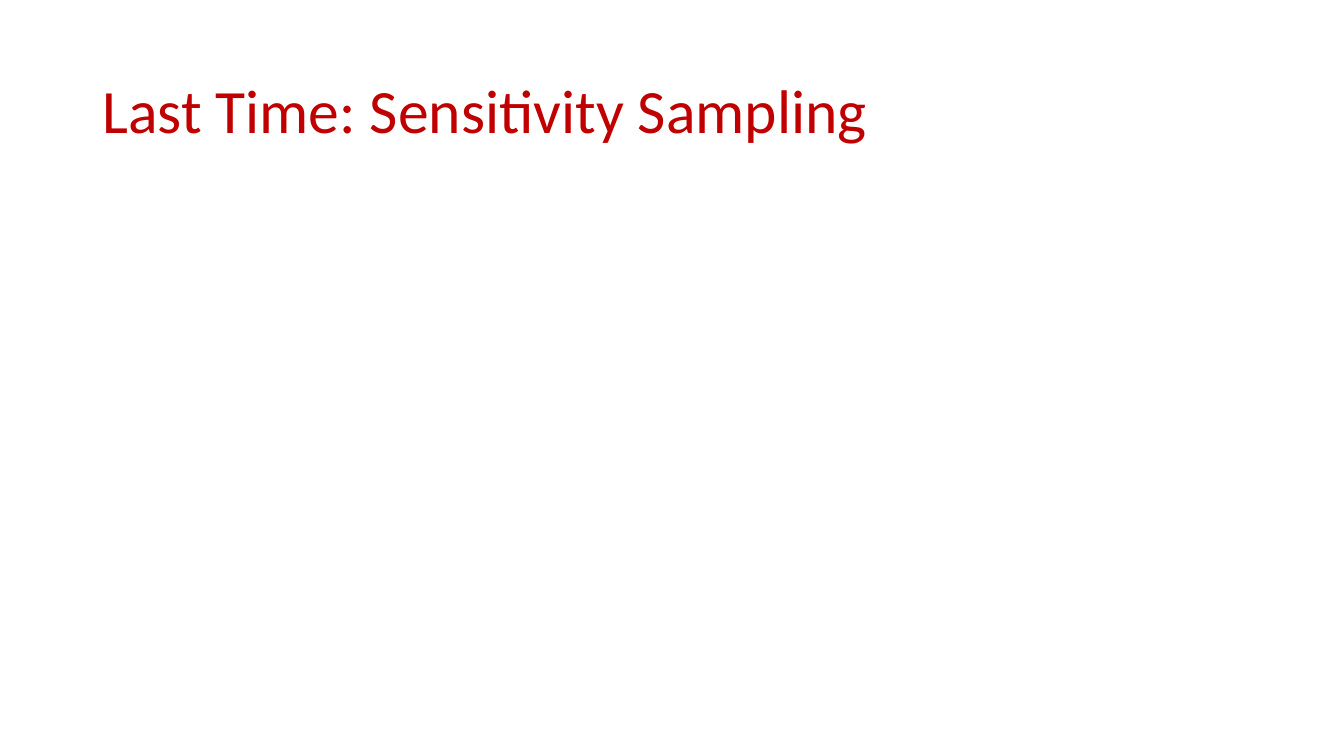
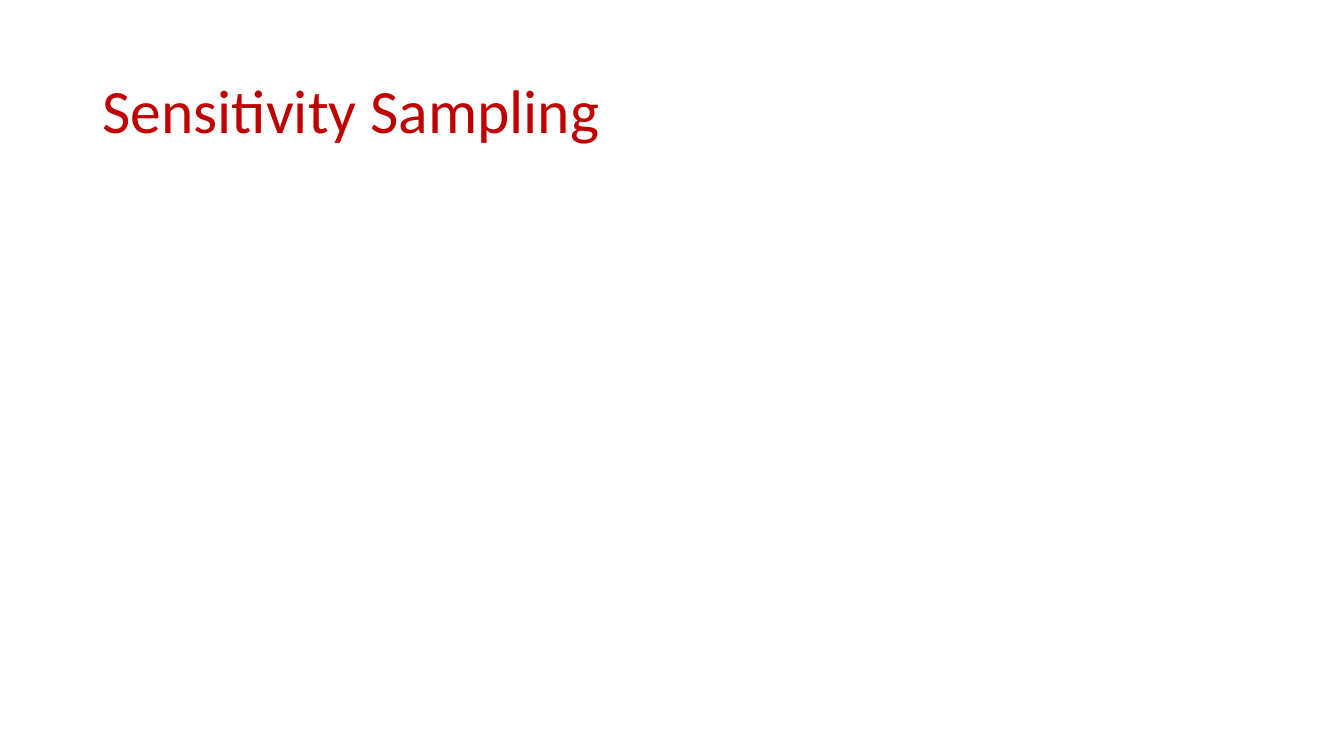
Before and after one commit to samsonzhou/samsonzhou.github.io, a slide deck: slide 50 of other-talks/Near-Optimal k-Clustering in the Sliding Window Model.pptx (slide 42 before the commit). Drawn at 1344x756 pixels with LibreOffice and Linux fonts; fonts in the diff are those of the drawing; grey boxes stand for pictures. Boxes give left, top, right and bottom in pixels: in the first picture for what was removed or moved away, otherwise in the second. Text is boxed around its words. In the diff, an @@ line names an element or a change of style, - is before the commit and + after.

```diff
--- a/other-talks/Near-Optimal k-Clustering in the Sliding Window Model.pptx
+++ b/other-talks/Near-Optimal k-Clustering in the Sliding Window Model.pptx
@@ title at (x1=102, y1=90, x2=599, y2=144): text changed @@
-Last Time: Sensitivity Sampling
+Sensitivity Sampling
```
Also in this commit, not shown: 1 other slide changed, 12 slides added.
